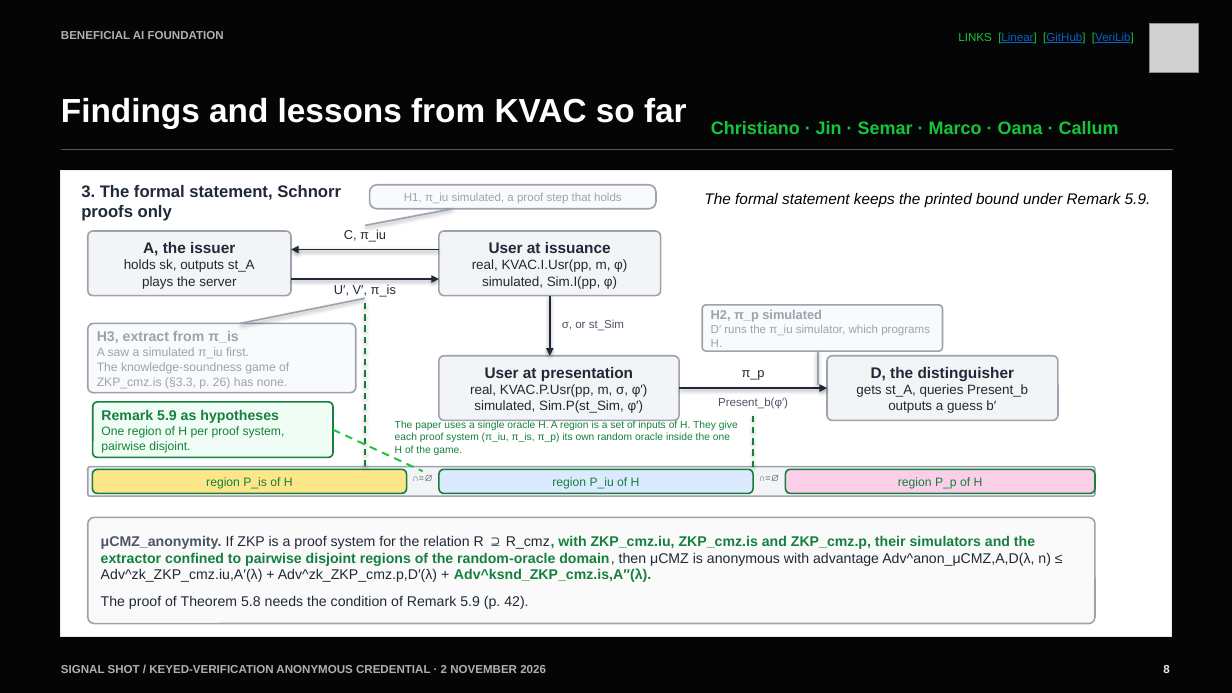
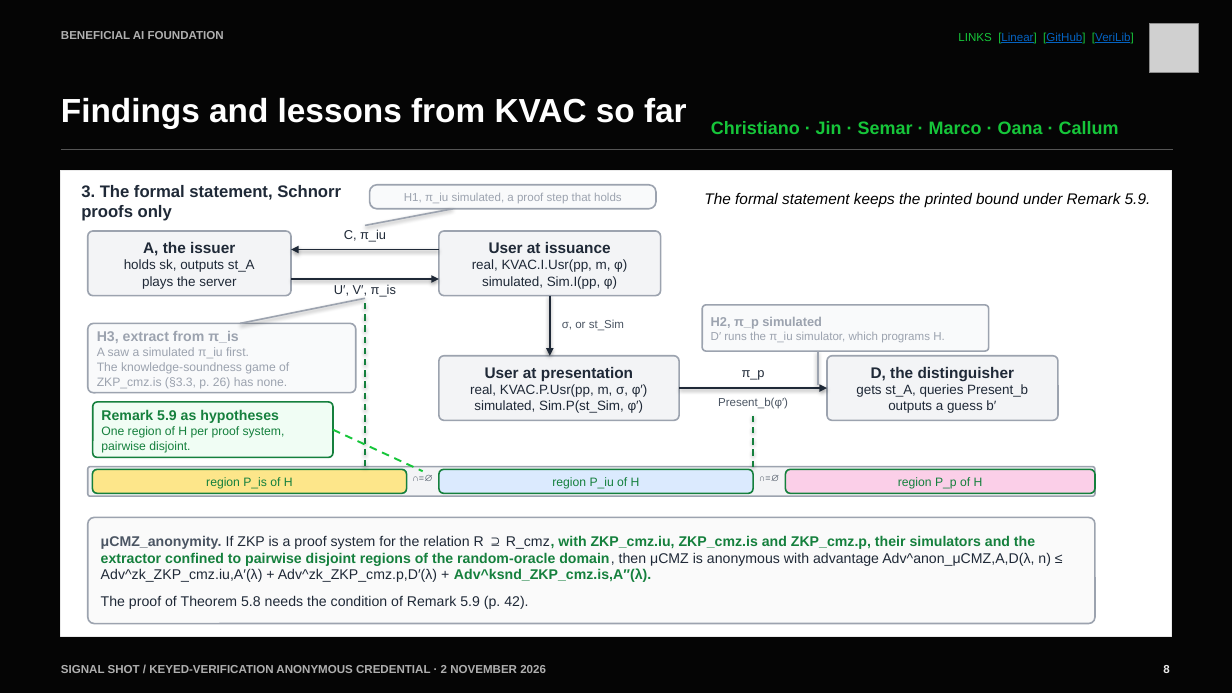
Before and after one commit to Beneficial-AI-Foundation/KeyedVerificationAnonymousCredential-model, a slide deck: slide 8 of docs/presentations/findings-and-lessons/findings-and-lessons.pptx. Drawn at 1232x693 pixels with LibreOffice and Linux fonts; fonts in the diff are those of the drawing; grey boxes stand for pictures. Boxes give left, top, right and bottom in pixels: in the first picture for what was removed or moved away, otherwise in the second. Text is boxed around its words. In the diff, an @@ line names an element or a change of style, - is before the commit and + after.

```diff
--- a/docs/presentations/findings-and-lessons/findings-and-lessons.pptx
+++ b/docs/presentations/findings-and-lessons/findings-and-lessons.pptx
@@ rounded rectangle "H2, π_p simulated": place and size @@
-rounded rectangle "H2, π_p simulated" at (702,305,943,351)
+rounded rectangle "H2, π_p simulated" at (702,305,989,351)
@@ text removed at (395,420,738,455) @@
-The paper uses a single oracle H. A region is a set of inputs of H. They give each proof system (π_iu, π_is, π_p) its own random oracle inside the one H of the game.
```
Also in this commit, not shown: 1 other slide changed.
